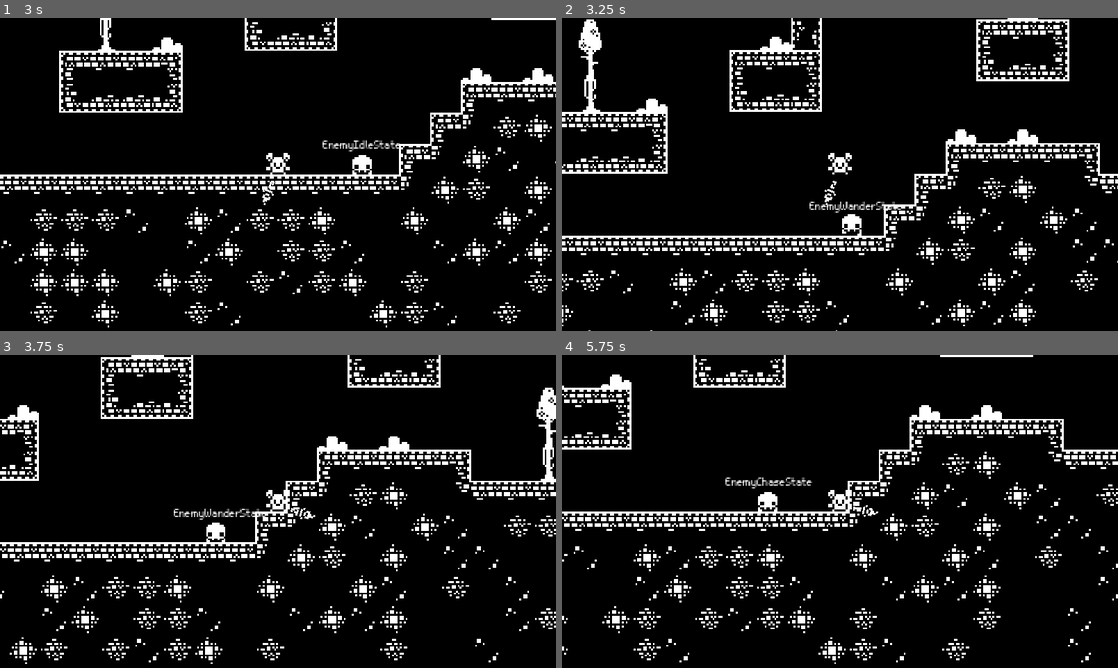
Above: before the commit, frames 1-4 (two rows, left to right).
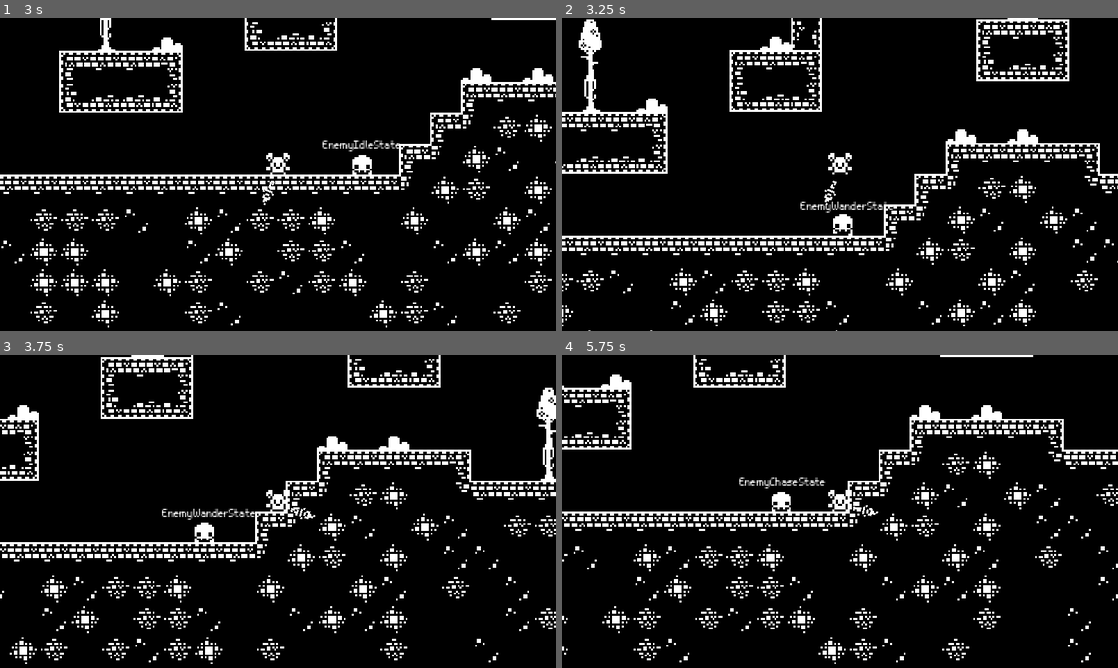
Above: after the commit, the same moments.

Repository: alpanka/1-Bit-Platformer
Game: Godot game, scene res://levels/world.tscn
Two runs of this game, one before a commit and one after it. Both use one fixed random seed, a clock stepped at 60 frames per second and the inputs below.
Inputs (mouse positions are in pixels of both pictures, inside the frame that each line leads up to):
- Up to frame 1 (3 s): tap Enter at 0.5 s; move the mouse to (400, 158) at 0.52 s; hold Right (ui_right) 0.53-2.03 s; tap Keypad Enter (attack) every 0.75 s from 0.6 to 2.85 s; tap Space (jump) at 0.77, 1.52 s; move the mouse to (166, 190) at 1.27 s; move the mouse to (333, 105) at 2.02 s; hold Left (ui_left) 2.03-2.78 s; move the mouse to (250, 237) at 2.77 s; hold Right (ui_right) from 2.78 s (still down)
- Up to frame 2 (3.25 s): keep holding Right (ui_right); tap Space (jump) at 3.02 s
- Up to frame 3 (3.75 s): keep holding Right (ui_right); move the mouse to (444, 558) at 3.52 s; tap Keypad Enter (attack) at 3.6 s
- Up to frame 4 (5.75 s): tap Space (jump) at 3.77, 4.52 s; move the mouse to (673, 464) at 4.27 s; release Right (ui_right) at 4.28 s; hold Left (ui_left) 4.28-5.03 s; tap Keypad Enter (attack) at 4.35, 5.1 s; move the mouse to (867, 511) at 5.02 s; hold Right (ui_right) from 5.03 s (still down)

Frame 1 is identical in both runs. In frame 2, 0.5% of the frame differs, in the area x 42-61%, y 58-70%; in frame 3, 0.5%; in frame 4, 0.6%, in the area x 29-48%, y 39-50%.

Commit message:
State machine work
Working on wander and chase part, adjusting current direction change controller.

Diff:
--- a/characters/_platformer_character_base.gd
+++ b/characters/_platformer_character_base.gd
@@ -12,13 +12,11 @@
 #signal health_changed(old_value: int, new_value: int)
 ## Emit damage received
 signal damage_received(damage_amount)
-## Emit state change
-#signal state_changed(old_state: STATE, new_state: STATE)
+
 
 @export_category("Nodes")
 @export var character_sprite: AnimatedSprite2D
 @export var state_machine: StateMachine
-
 
 @export_category("Movement Variables")
 @export var speed_init: float
@@ -36,16 +34,16 @@
 @export var damageable: bool = true
 
 var self_id: String
-
+var current_state: String
 
 # Direction change setter, emitter
-var direction: Vector2:
-	set(value):
-		if direction == value:
-			return
-		#if direction.x * value.x <= 0: # Emit if X changed
-		direction = value
-		direction_changed.emit(direction)
+var direction: Vector2
+	#set(value):
+		#if direction == value:
+			#return
+		##if direction.x * value.x <= 0: # Emit if X changed
+		#direction = value
+		#direction_changed.emit(direction)
 
 # Set is_alive and emit when changed
 var is_alive: bool = true:
@@ -69,6 +67,8 @@
 
 
 func _ready() -> void:
+	if state_machine:
+		state_machine.connect("current_state_changed", _update_state_info)
 	# Apply stats. Using self_id from _init() on instances
 	initilize_stats()
 
@@ -144,3 +144,10 @@
 	print("DIED! ", self.name)
 
 	#queue_free()
+
+
+# Update state.name when changed.
+# Signal from state_machine
+func _update_state_info(_new_state) -> void:
+	print(_new_state)
+	current_state = _new_state
--- a/characters/enemies/_platformer_enemy_base.gd
+++ b/characters/enemies/_platformer_enemy_base.gd
@@ -25,5 +25,17 @@
 	player_node = get_tree().get_first_node_in_group("Player")
 
 
+func update_direction(_direction):
+	if _direction == null:
+		return
+
+	if state_machine:
+		if current_state == "EnemyChaseState":
+			direction = player_node.position.direction_to(self.position)
+		if current_state == "EnemyWanderState":
+			direction = _direction
+
+	direction = _direction
+
 func attack():
 	pass
--- a/characters/enemies/_platformer_enemy_base.tscn
+++ b/characters/enemies/_platformer_enemy_base.tscn
@@ -17,11 +17,12 @@
 [sub_resource type="LabelSettings" id="LabelSettings_1ao4x"]
 font = ExtResource("2_2bte3")
 
-[node name="PlatformerEnemyBase" type="CharacterBody2D" node_paths=PackedStringArray("character_sprite")]
+[node name="PlatformerEnemyBase" type="CharacterBody2D" node_paths=PackedStringArray("character_sprite", "state_machine")]
 collision_layer = 16
 collision_mask = 531
 script = ExtResource("1_mkti6")
 character_sprite = NodePath("AnimatedSprite2D")
+state_machine = NodePath("StateMachine")
 
 [node name="AnimatedSprite2D" type="AnimatedSprite2D" parent="."]
 position = Vector2(0, -8)
@@ -49,9 +50,8 @@
 
 [node name="DetectionController" parent="Controllers" instance=ExtResource("5_sqngw")]
 
-[node name="StateMachine" type="Node2D" parent="." node_paths=PackedStringArray("initial_state", "state_label")]
+[node name="StateMachine" type="Node2D" parent="." node_paths=PackedStringArray("state_label")]
 script = ExtResource("12_332qh")
-initial_state = NodePath("EnemyIdleState")
 state_label = NodePath("StateLabel")
 
 [node name="StateLabel" type="Label" parent="StateMachine"]
--- a/controllers/enemy/wandering_controller.gd
+++ b/controllers/enemy/wandering_controller.gd
@@ -13,33 +13,34 @@
 @onready var wander_direction_resetter: Timer = $WanderDirectionResetter
 
 
-const RIGHT: 	Vector2i = Vector2.RIGHT
-const LEFT: 	Vector2i = Vector2.LEFT
-const STOP: 	Vector2i = Vector2.ZERO
+const RIGHT: 	Vector2 = Vector2.RIGHT
+const LEFT: 	Vector2 = Vector2.LEFT
+const STOP: 	Vector2 = Vector2.ZERO
 
 var character: PlatformerCharacterBase
 
 
 func _ready() -> void:
 	character = get_owner()
-	character.direction = [LEFT, RIGHT].pick_random()
+	character.update_direction([LEFT, RIGHT].pick_random())
 
 
 func _process(_delta: float) -> void:
-	_collision_checker()
+	character.update_direction(_collision_checker())
 
 
 ## Check collision of RayCast2Ds and determine direction.
 func _collision_checker():
 	if not ray_cast_floor_right.is_colliding():
-		character.direction = LEFT
+		return LEFT
 	if not ray_cast_floor_left.is_colliding():
-		character.direction = RIGHT
+		return RIGHT
 
 	if ray_cast_wall_right.is_colliding():
-		character.direction = LEFT
+		return LEFT
 	if ray_cast_wall_left.is_colliding():
-		character.direction = RIGHT
+		return RIGHT
+
 
 # TODO add a timer to reset direction
 func _on_direction_resetter_timeout() -> void:
--- a/controllers/state/enemy/enemy_attack_state.gd
+++ b/controllers/state/enemy/enemy_attack_state.gd
@@ -5,7 +5,7 @@
 
 func update_process(_delta):
 	pass
-	#if actor.can_attack():
-		#actor.attack()
-	#else:
-		#state_switched.emit(self, "EnemyChaseState")
+	if actor.can_attack:
+		actor.attack()
+	else:
+		state_switched.emit(self, "EnemyChaseState")
--- a/controllers/state/enemy/enemy_chase_state.gd
+++ b/controllers/state/enemy/enemy_chase_state.gd
@@ -2,10 +2,13 @@
 class_name EnemyChaseState
 extends State
 
+var direction_to_player: Vector2
 
 func state_enter():
 	actor.current_speed = actor.current_speed * actor.speed_multiplier
 
+	direction_to_player = actor.position.direction_to(actor.player_node.position)
+	actor.update_direction(direction_to_player)
 
 func state_exit():
 	actor.current_speed = actor.speed_init
--- a/controllers/state/state_machine.gd
+++ b/controllers/state/state_machine.gd
@@ -3,10 +3,13 @@
 class_name  StateMachine
 extends Node
 
-@export var states_dict: Dictionary = {}
+
+signal current_state_changed
+
+var states_dict: Dictionary = {}
+var current_state: State
+
 @export var initial_state: State
-@export var current_state: State
-
 @export var state_label: Label
 
 
@@ -19,9 +22,13 @@
 	if initial_state:
 		initial_state.state_enter()
 		current_state = initial_state
+	elif states_dict["EnemyIdleState"]:
+		current_state = states_dict["EnemyIdleState"]
+		current_state.state_enter()
 	else:
 		print("Failed to init a state of ", self.name)
 
+	print(current_state.name)
 
 func _process(delta: float) -> void:
 	if current_state:
@@ -48,6 +55,7 @@
 		print("New state is empty! ", new_state_name)
 		return
 
+	current_state_changed.emit(new_state.name)
 	new_state.state_enter()
 
 	current_state = new_state
@@ -61,7 +69,7 @@
 		return
 
 	if current_state == new_state:
-		print("Attempt to push current state. Aborted.")
+		print("Attempt to re-enter into current state. Aborted!")
 		return
 
 	if current_state:
--- a/globals/Stats.gd
+++ b/globals/Stats.gd
@@ -22,7 +22,7 @@
 		"can_air_jump": false,
 		"health_init": 50,
 		"detection_length": 50,
-		"attack_range": 20.0,
+		"attack_range": 30.0,
 		"damage_amount": 20
 	}
 }
--- a/levels/world.tscn
+++ b/levels/world.tscn
@@ -12,9 +12,8 @@
 
 [node name="Enemies" type="Node2D" parent="."]
 
-[node name="EnemyInvader1" parent="Enemies" node_paths=PackedStringArray("state_machine") instance=ExtResource("3_nvbbs")]
+[node name="EnemyInvader1" parent="Enemies" instance=ExtResource("3_nvbbs")]
 position = Vector2(66.0841, -1.8015)
-state_machine = NodePath("StateMachine")
 
 [node name="Player" parent="." instance=ExtResource("2_wg6wd")]
 position = Vector2(-48, -4)
--- a/weapons/projectiles/_projectile_base_scene.gd
+++ b/weapons/projectiles/_projectile_base_scene.gd
@@ -13,6 +13,7 @@
 @onready var hitbox_controller: HitboxController = $HitboxController
 
 func _physics_process(delta: float) -> void:
+	# Run upon collision
 	if get_contact_count() >= 1:
 		_on_projectile_colliding()
 
@@ -27,6 +28,7 @@
 	linear_velocity = _launch_direction * initial_velocity
 
 
+# Queue fee on collision
 func _on_projectile_colliding() -> void:
 	self.freeze = true
 
